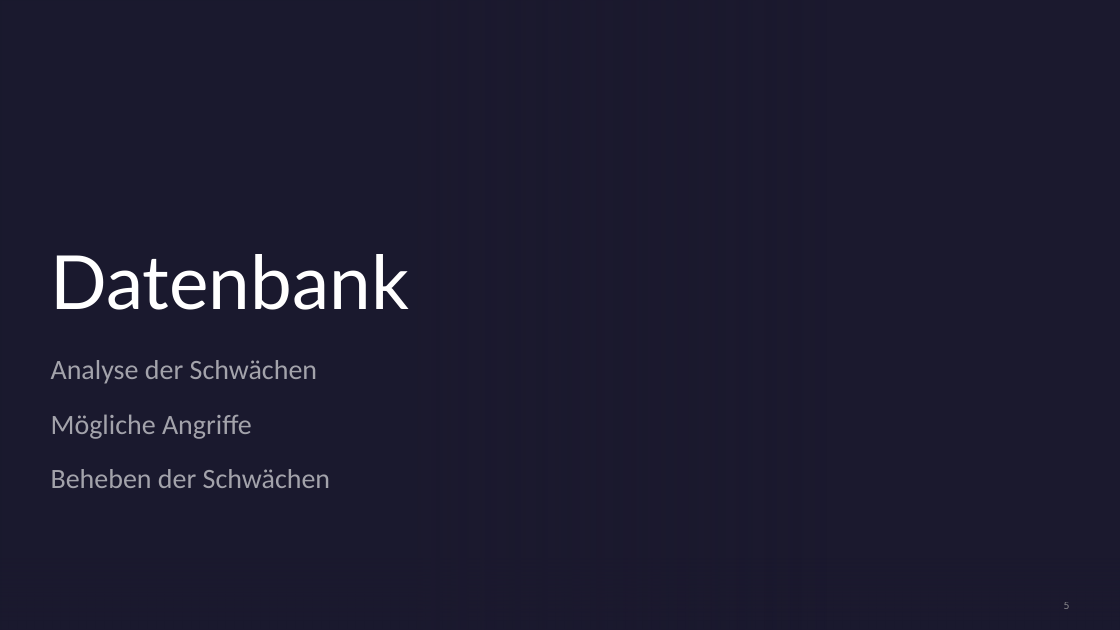
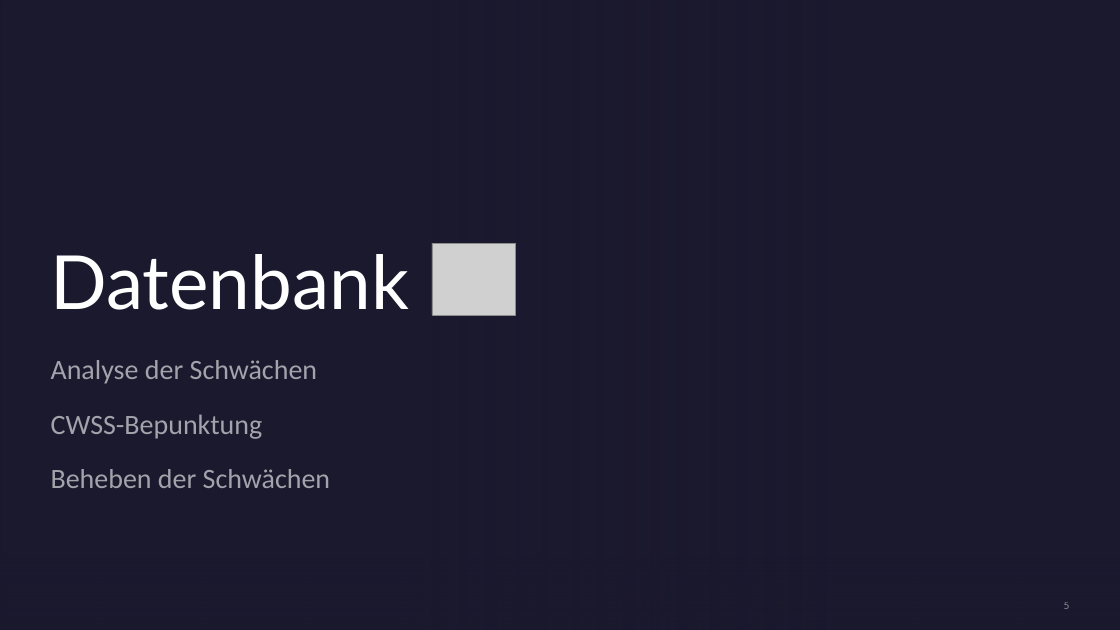
Before and after one commit to hagengruber/chess_server_strong, a slide deck: slide 5 of Alternativ Version.pptx. Drawn at 1120x630 pixels with LibreOffice and Linux fonts; fonts in the diff are those of the drawing; grey boxes stand for pictures; background and template pictures are left out. Boxes give left, top, right and bottom in pixels: in the first picture for what was removed or moved away, otherwise in the second. Text is boxed around its words. In the diff, an @@ line names an element or a change of style, - is before the commit and + after.

```diff
--- a/Alternativ Version.pptx
+++ b/Alternativ Version.pptx
@@ picture added at bbox=[432, 244, 516, 315] @@
@@ subtitle at bbox=[51, 414, 263, 439]: text changed @@
-Mögliche Angriffe
+CWSS-Bepunktung
```
Also in this commit, not shown: 4 other slides changed, 5 slides added.
